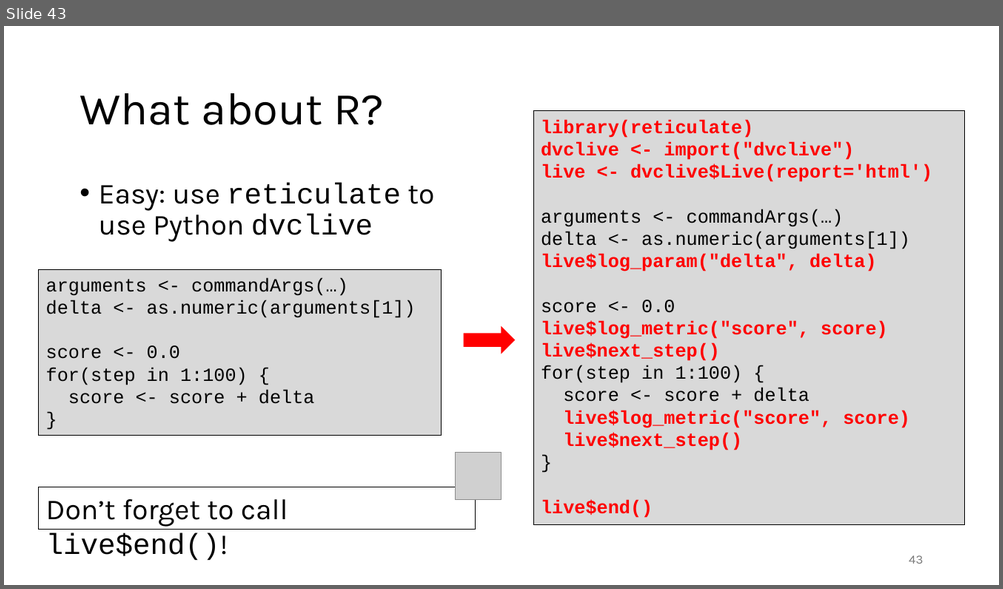
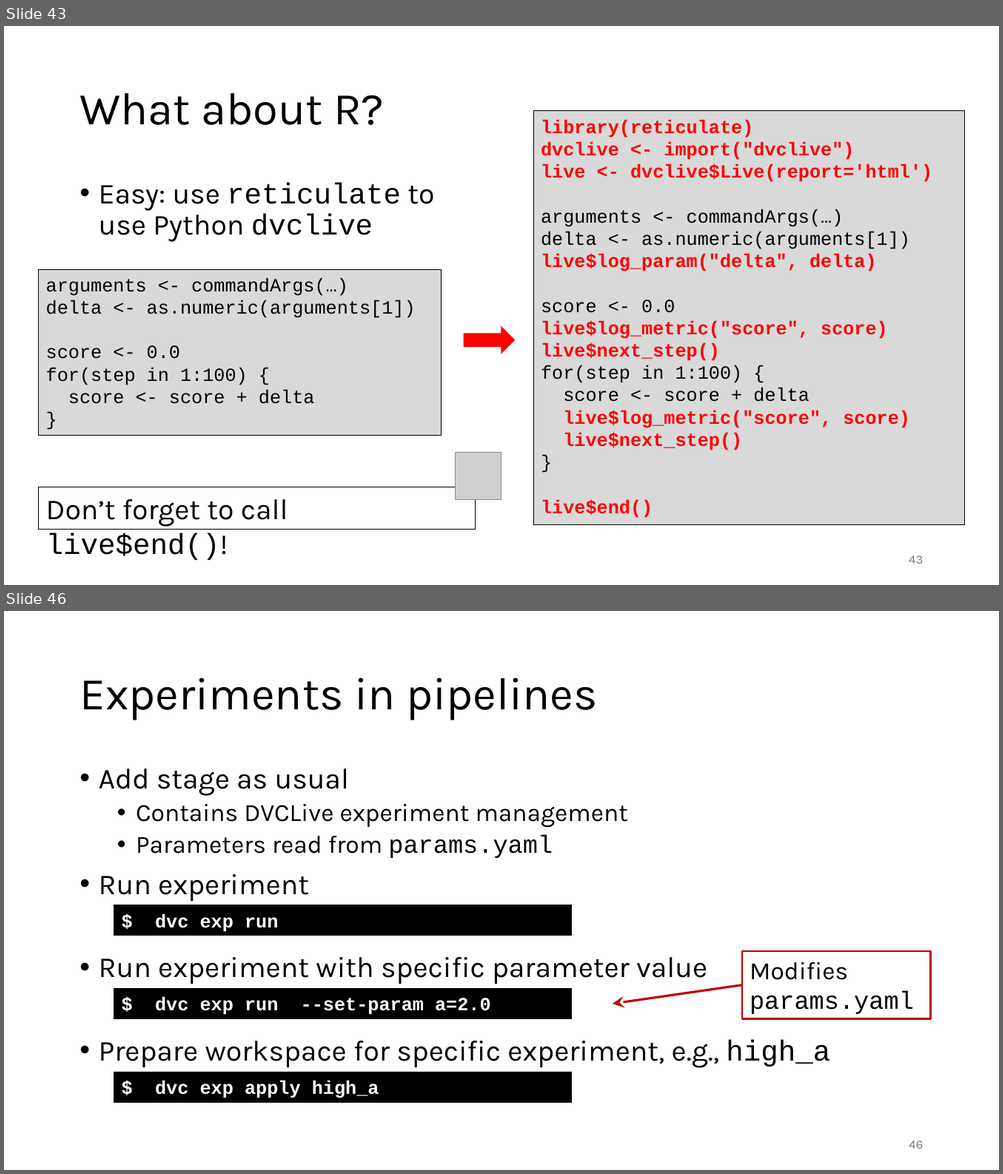
Before and after one commit to gjbex/MLOps-on-HPC, a slide deck: mlops_on_hpc.pptx. Shown one above the other, each under a label of ours: slide 43 before the commit, slides 43 and 46 after it; the slides between them are not shown. The pictures are 1003x589 and 1003x1174 pixels, drawn with LibreOffice and Linux fonts; fonts in the diff are those of the drawing; grey boxes stand for pictures. Boxes give left, top, right and bottom in pixels: in the first picture for what was removed or moved away, otherwise in the second. Text is boxed around its words. In the diff, an @@ line names an element or a change of style, - is before the commit and + after.

Commit message:
Add section on experiment pipelines & queue

```diff
--- a/mlops_on_hpc.pptx
+++ b/mlops_on_hpc.pptx
@@ slide 46 added at [4,611,999,1170], background #FFFFFF @@
@@ title added at [79,678,597,721], 44 pt, text #000000 @@
+Experiments in pipelines
@@ text added at [99,769,830,1068], 28 pt, text #000000 @@
+• Add stage as usual
+  • Contains DVCLive experiment management
+  • Parameters read from params.yaml
+• Run experiment
+• Run experiment with specific parameter value
+• Prepare workspace for specific experiment, e.g., high_a
@@ rectangle added at [114,906,572,936], fill #000000, outline #000000 0.75 pt, 18 pt, text #FFFFFF, bold @@
+$ dvc exp run
@@ rectangle added at [742,951,930,1019], fill #FFFFFF, outline #C00000 1.5 pt, 24 pt, text #000000 @@
+Modifies params.yaml
@@ arrow added from (742, 985) to (612, 1004), #C00000 2.25 pt @@
@@ rectangle added at [114,989,572,1019], fill #000000, outline #000000 0.75 pt, 18 pt, text #FFFFFF, bold @@
+$ dvc exp run --set-param a=2.0
@@ rectangle added at [114,1072,572,1102], fill #000000, outline #000000 0.75 pt, 18 pt, text #FFFFFF, bold @@
+$ dvc exp apply high_a
@@ page number added at [908,1141,922,1149], 12 pt, text #797979 @@
+46
```
Also in this commit, not shown: 5 other slides added.
